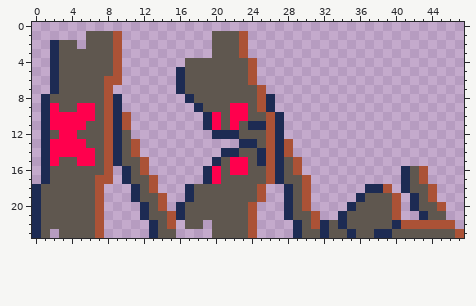
Pixel-art sprite, stored at assets/obstacles/barrier_sheet.png. The picture above was drawn from the file before the commit.
The file is 48x24 pixels.
The result:
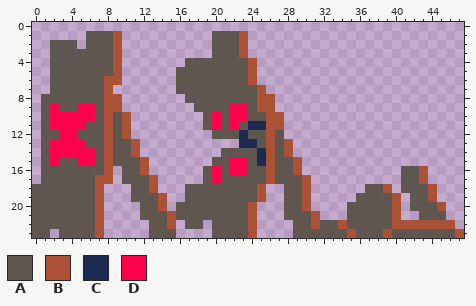
Palette (. is transparent): A #5f574f  B #ab5236  C #1d2b53  D #ff004d
Edits made:
Colour A replaces colour C in rows 2 to 4 at x 2; in rows 5 to 7 at x 2 and 16; in row 8 at x 1 and 17; in row 9 at x 1 and 18; in rows 10 to 11 at x 1, 9 and 19; in row 12 at x 1, 9, 20 to 22 and 27.
Colour A replaces colour C in row 13 at x 1, 9 and 27; in row 14 at x 1, 9, 21 to 22 and 27; in row 15 at x 1, 9, 20 and 27; in rows 16 to 17 at x 1, 10, 19, 27 and 41; in row 18 at x 0, 11, 17, 28, 37 to 38 and 41; in row 19 at x 0, 11, 17, 28, 36 and 42.
Colour A replaces colour C in row 20 at x 0, 12, 16, 28, 35 and 42; in row 21 at x 0, 12, 16, 28 and 43; in row 22 at x 0, 13, 29 and 32; in row 23 at x 0, 13, 29, 32 and 38.
Colour B replaces colour A in row 12 at x 10.
Colour B replaces colour C in rows 8 to 9 at x 9 and 26; in rows 10 to 11 at x 27; in row 22 at x 34 and 40; in row 23 at x 35 and 39.
Colour C replaces colour A in row 12 at x 23.
The author cleared colour C in row 21 at x 34.
Boxes around the changes in both pictures, in picture pixels (x1, y1, x2, y2):
changed: (32, 40, 59, 238)
changed: (113, 67, 428, 238)
